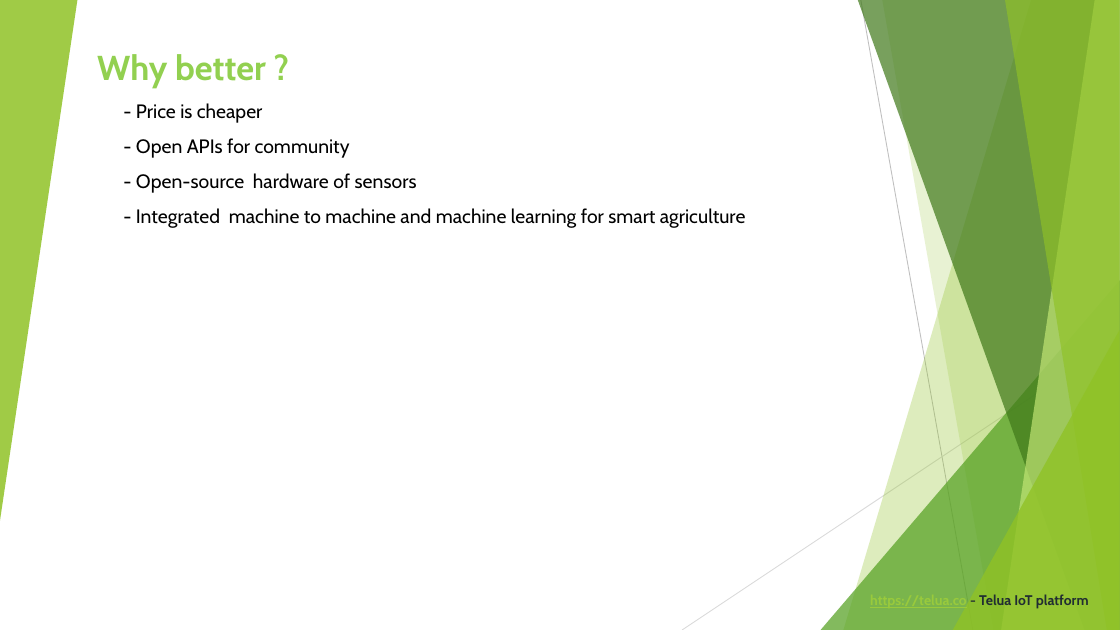
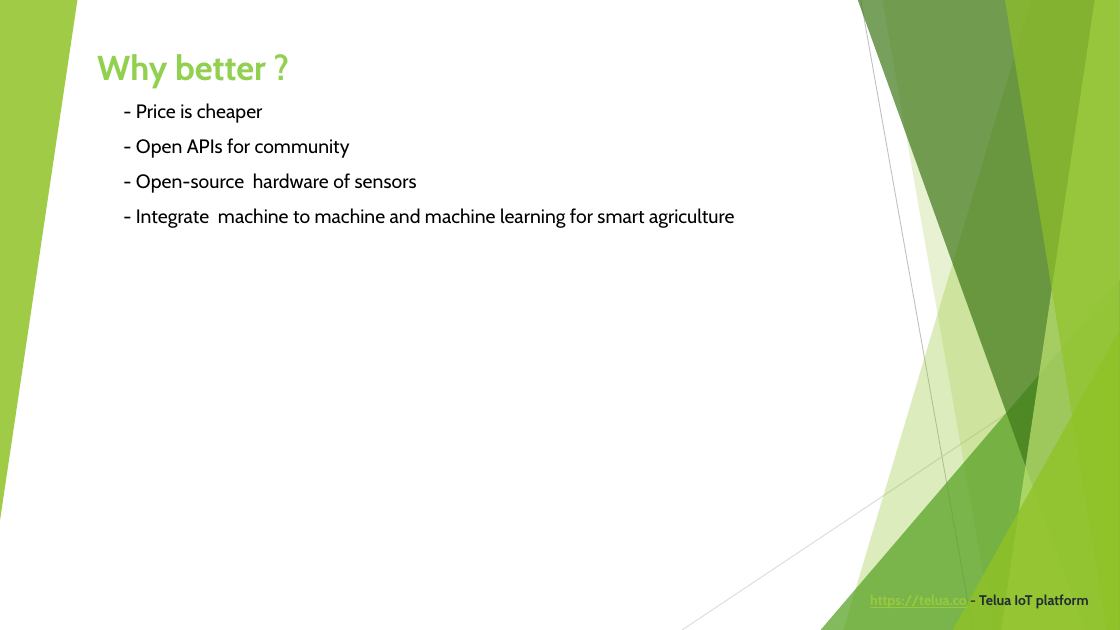
Before and after one commit to letrthong/telua_esp32_sensor, a slide deck: slide 4 of esp32_hardware/Telua_Pitch_Deck.pptx. Drawn at 1120x630 pixels with LibreOffice and Linux fonts; fonts in the diff are those of the drawing. Boxes give left, top, right and bottom in pixels: in the first picture for what was removed or moved away, otherwise in the second. Text is boxed around its words. In the diff, an @@ line names an element or a change of style, - is before the commit and + after.

```diff
--- a/esp32_hardware/Telua_Pitch_Deck.pptx
+++ b/esp32_hardware/Telua_Pitch_Deck.pptx
@@ subtitle at (136, 208, 734, 228): text changed @@
-- Integrated machine to machine and machine learning for smart agriculture
+- Integrate machine to machine and machine learning for smart agriculture
```
Also in this commit, not shown: 1 other slide changed, 1 other file.
